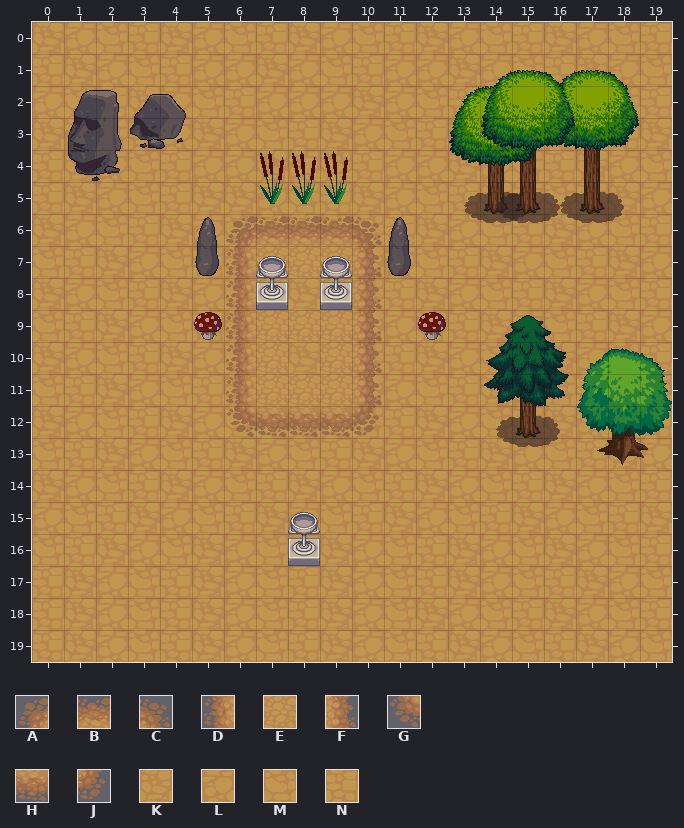
Two versions of a level (Tiled map, demo/assets/map01.tmx). This is how it looked before the edit.
Cells are 32x32 px. Shown: x 0..19, y 0..19.
Key: from "terrain": A 79, B 80, C 81, D 111, E 112, F 113, G 143, H 144, J 145, K 648, L 649, M 650, N 651.
_ is an empty cell, # one hidden under a higher layer.
Layers that did not change in this view are not listed.
Layer "ground 1" before, first column x 0:
 0 KLMNKLMNKLMNKLMNKLMN
 1 NKLMNLLKLMNLLKLMNKLM
 2 LMNKLMNLLLKLMNL#K#MN
 3 KLMNLKLMNKLMNL#KLMNK
 4 NKLMNLLKLMNLLKLMNKLM
 5 NKLMNKKLMNKLMNKLMNKL
 6 KLMNKLMNKLMNKLMNKLMN
 7 MNKLMNK###KLMNKLMNKL
 8 KLMNKLM#K#MNKLMNKLMN
 9 MNKLMNK###KLMNKLMNKL
10 KLMNKLM#K#MNKLM#KLMN
11 MNKLMNK###KLMNKLMN#L
12 KLMNKLMNKLMNKLMNKLMN
13 MNKLMNKLMNKLMNKLMNKL
14 KLMNKLMNKLMNKLMNKLMN
15 LMNKLMNKLMNKLMNKLMNK
16 MNKLMKLMNKLMNKLMKLMN
17 NKLMNKLMNKLMNKLMNKLM
18 NKLMNKLMNKLMKLMNKLMN
19 NKLMNKLMNKLMNKLMNKLM
Layer "ground 2" before, first column x 0:
 0 ____________________
 1 ____________________
 2 ____________________
 3 ____________________
 4 ____________________
 5 ____________________
 6 ______ABBBC_________
 7 ______DEEEF_________
 8 ______DE_EF_________
 9 ______DEEEF_________
10 ______DE_EF_________
11 ______DEEEF_________
12 ______GHHHJ_________
13 ____________________
14 ____________________
15 ____________________
16 ____________________
17 ____________________
18 ____________________
19 ____________________
The result:
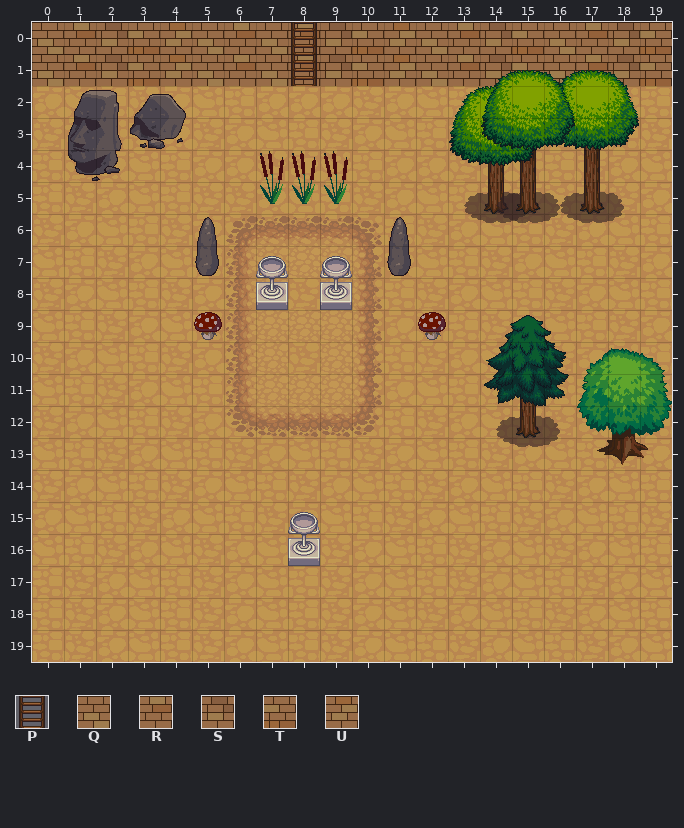
Further tiles: from "terrain": P 169, Q 725, R 726, S 727, T 728, U 729.
Difference:
Layer "ground 1":
Tile K gives way to tile Q in row 0 at x 0, 12 and 16; in row 1 at x 7.
Tile L gives way to tile Q in row 0 at x 5; in row 1 at x 5 and 12.
Tile N gives way to tile Q in row 0 at x 7; in row 1 at x 0 and 16.
Tile K gives way to tile R in row 0 at x 8; in row 1 at x 1, 13 and 17.
Tile L gives way to tile R in row 0 at x 1, 13 and 17; in row 1 at x 6 and 8.
Tile M gives way to tile R in row 0 at x 6.
Tile L gives way to tile S in row 0 at x 9; in row 1 at x 2, 14 and 18.
Tile M gives way to tile S in row 0 at x 2, 14 and 18; in row 1 at x 9.
Tile M gives way to tile T in row 0 at x 10; in row 1 at x 3, 15 and 19.
Tile N gives way to tile T in row 0 at x 3, 15 and 19; in row 1 at x 10.
Tile K gives way to tile U in row 0 at x 4.
Tile L gives way to tile U in row 1 at x 11.
Tile N gives way to tile U in row 0 at x 11; in row 1 at x 4.
Layer "ground 2":
The edit adds tile P in rows 0 to 1 at x 8.
